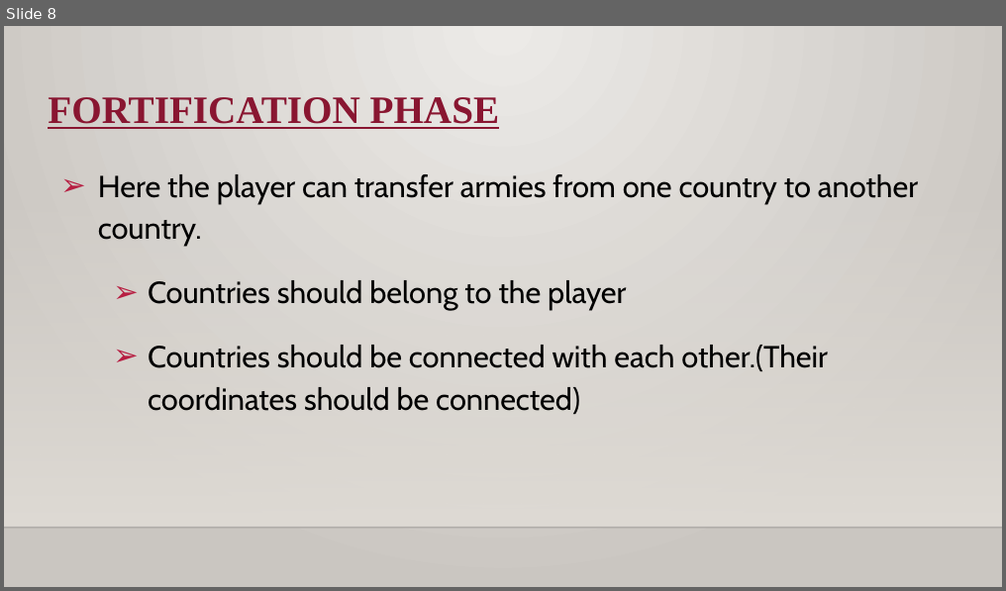
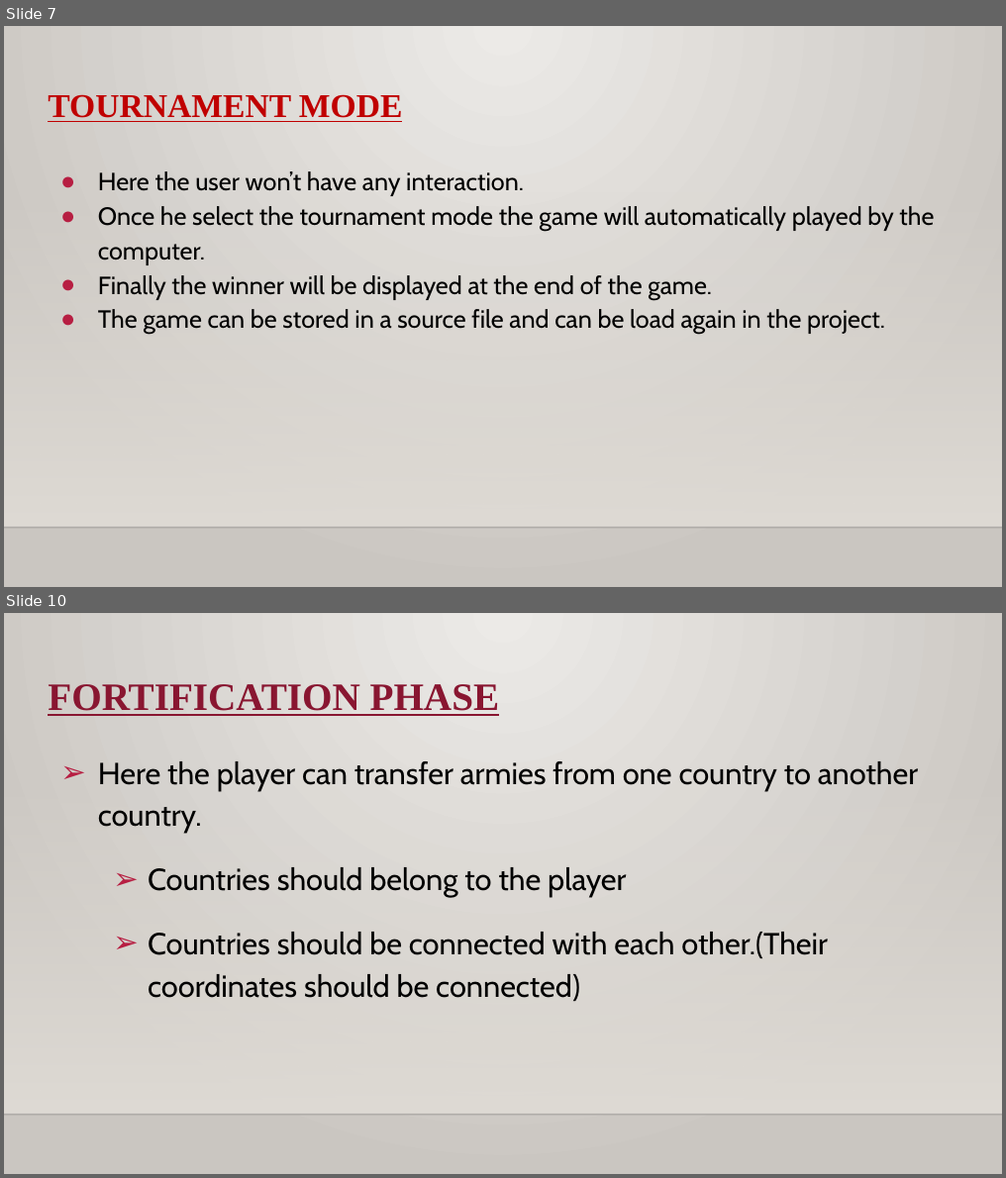
Before and after one commit to riskgame-6441/SOEN-6441, a slide deck: Risk PPT.pptx. Shown one above the other, each under a label of ours: slide 8 before the commit, slides 7 and 10 after it; the slides between them are not shown. The pictures are 1006x591 and 1006x1178 pixels, drawn with LibreOffice and Linux fonts; fonts in the diff are those of the drawing; background and template pictures are left out. Boxes give left, top, right and bottom in pixels: in the first picture for what was removed or moved away, otherwise in the second. Text is boxed around its words. In the diff, an @@ line names an element or a change of style, - is before the commit and + after.

```diff
--- a/Risk PPT.pptx
+++ b/Risk PPT.pptx
@@ slide 7 added at box(4, 26, 1002, 587), background gradient #ECEAE7 to #CAC7C1; not listed: 2 template elements that a slide beside it also shows @@
@@ title added at box(48, 94, 402, 122), 24 pt, text #C00000, bold, underline @@
+TOURNAMENT MODE
@@ text added at box(98, 172, 934, 335), 18 pt, text #000000 @@
+● Here the user won’t have any interaction.
+● Once he select the tournament mode the game will automatically played by the computer.
+● Finally the winner will be displayed at the end of the game.
+● The game can be stored in a source file and can be load again in the project.
@@ what was slide 8 is now slide 10 @@
```
Also in this commit, not shown: 6 slides changed, 3 other slides added, 4 other files.
